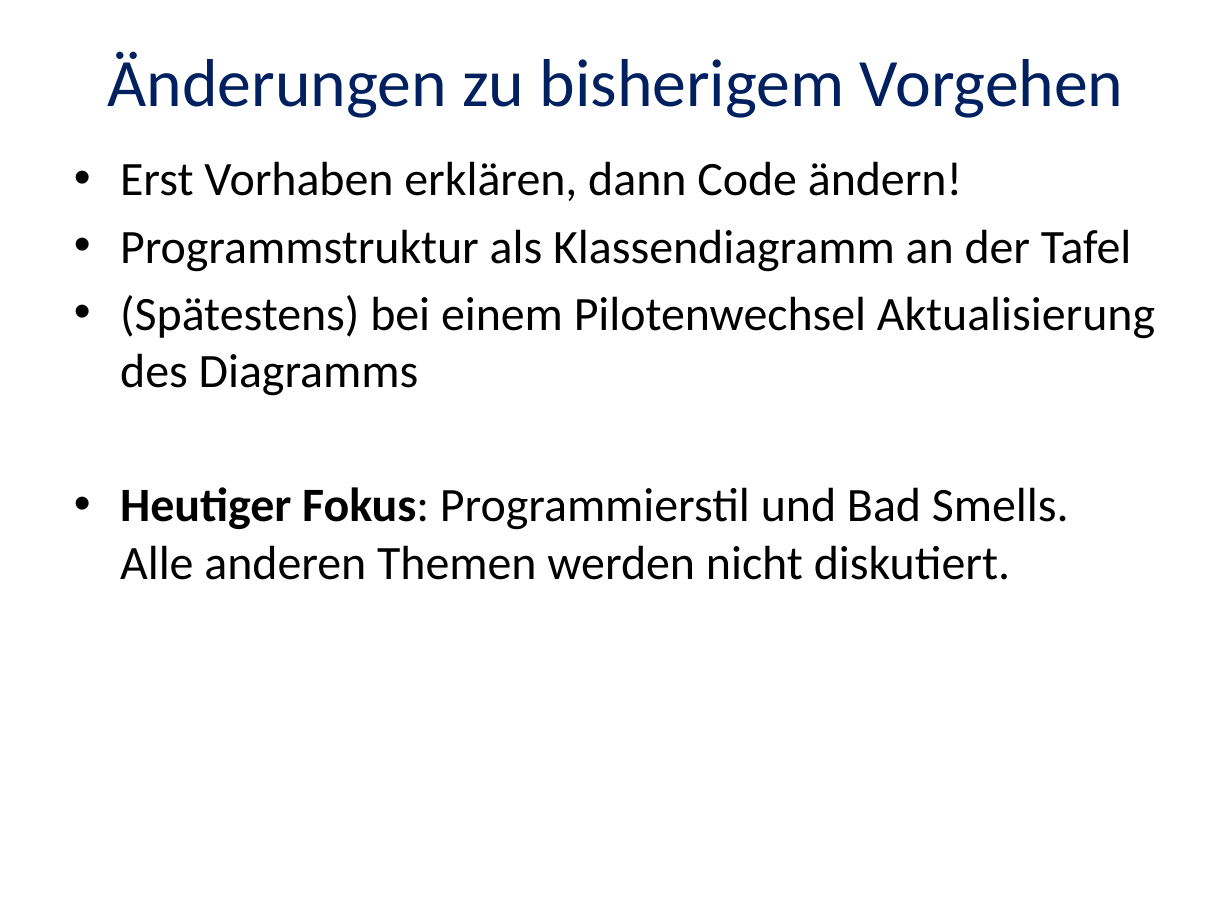
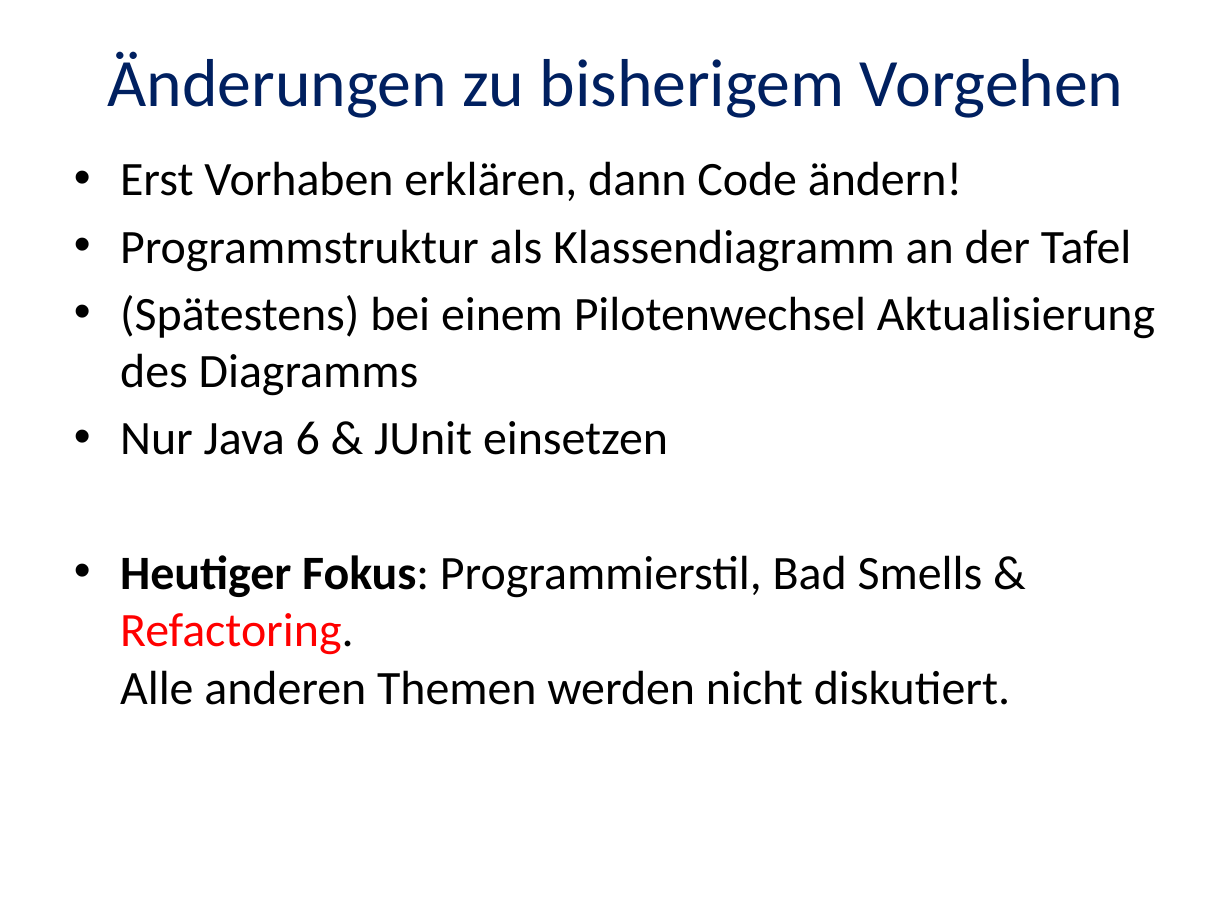
Before and after one commit to itbastian/CodingDojoDPA, a slide deck: slide 1 of doc/Aufgaben/EAN-ISBN/Coding-Dojo.pptx. Drawn at 1232x924 pixels with LibreOffice and Linux fonts; fonts in the diff are those of the drawing. Boxes give left, top, right and bottom in pixels: in the first picture for what was removed or moved away, otherwise in the second. Text is boxed around its words. In the diff, an @@ line names an element or a change of style, - is before the commit and + after.

```diff
--- a/doc/Aufgaben/EAN-ISBN/Coding-Dojo.pptx
+++ b/doc/Aufgaben/EAN-ISBN/Coding-Dojo.pptx
@@ text at [120, 421, 1010, 705]: text changed @@
-• Heutiger Fokus: Programmierstil und Bad Smells.
-  Alle anderen Themen werden nicht diskutiert.
+• Nur Java 6 & JUnit einsetzen
+• Heutiger Fokus: Programmierstil, Bad Smells & Refactoring.
+  Alle anderen Themen werden nicht diskutiert.
```
Also in this commit, not shown: 1 other file.
